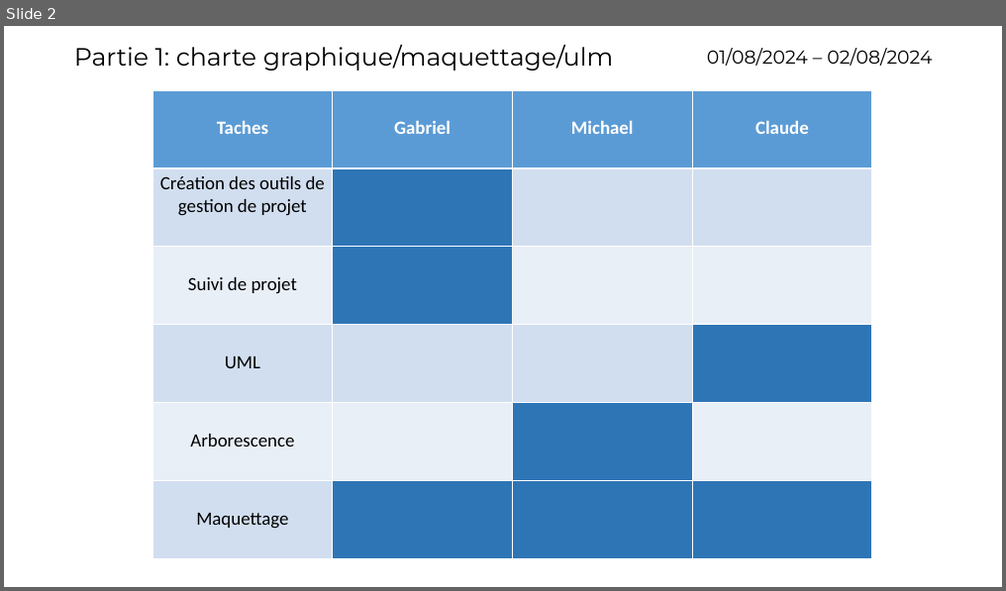
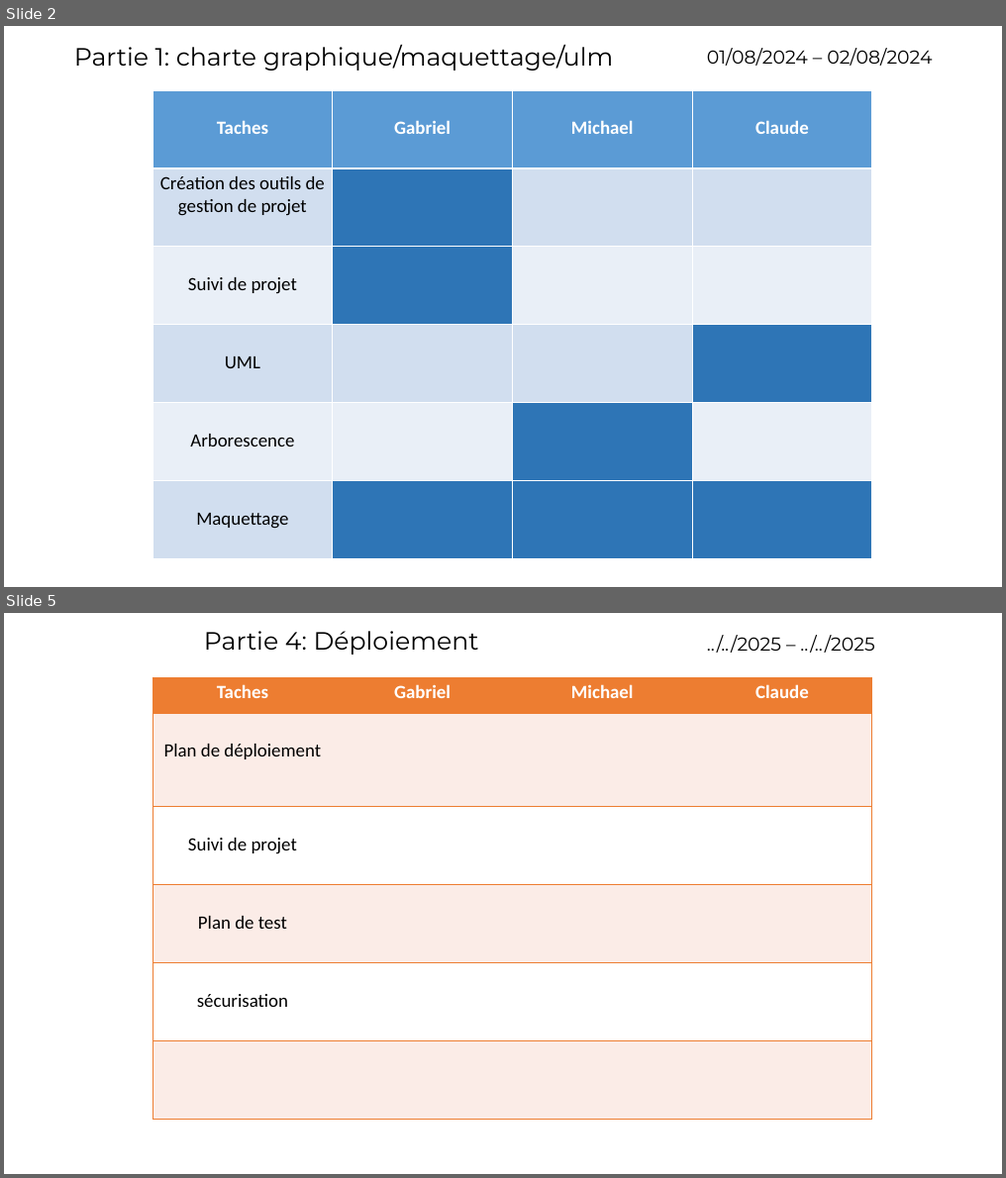
Before and after one commit to gabrielnicouleau/projet_quizz_groupe4, a slide deck: gestion_projet/planning_et_suivi_de_projet.pptx. Shown one above the other, each under a label of ours: slide 2 before the commit, slides 2 and 5 after it; the slides between them are not shown. The pictures are 1006x591 and 1006x1178 pixels, drawn with LibreOffice and Linux fonts; fonts in the diff are those of the drawing. Boxes give left, top, right and bottom in pixels: in the first picture for what was removed or moved away, otherwise in the second. Text is boxed around its words. In the diff, an @@ line names an element or a change of style, - is before the commit and + after.

```diff
--- a/gestion_projet/planning_et_suivi_de_projet.pptx
+++ b/gestion_projet/planning_et_suivi_de_projet.pptx
@@ slide 5 added at (x1=4, y1=613, x2=1002, y2=1174), background #FFFFFF @@
@@ text added at (x1=204, y1=631, x2=479, y2=655), 24 pt, text #000000 @@
+Partie 4: Déploiement
@@ text added at (x1=731, y1=635, x2=875, y2=653), 18 pt, text #000000 @@
+../../2025 – ../../2025
@@ table added at (x1=152, y1=677, x2=871, y2=1120), 6 rows, 4 columns @@
+Taches | Gabriel | Michael | Claude
+Plan de déploiement |  |  | 
+Suivi de projet |  |  | 
+Plan de test |  |  | 
+sécurisation |  |  | 
+ |  |  | 
```
Also in this commit, not shown: 1 slide changed, 3 other slides added, 1 other file.
